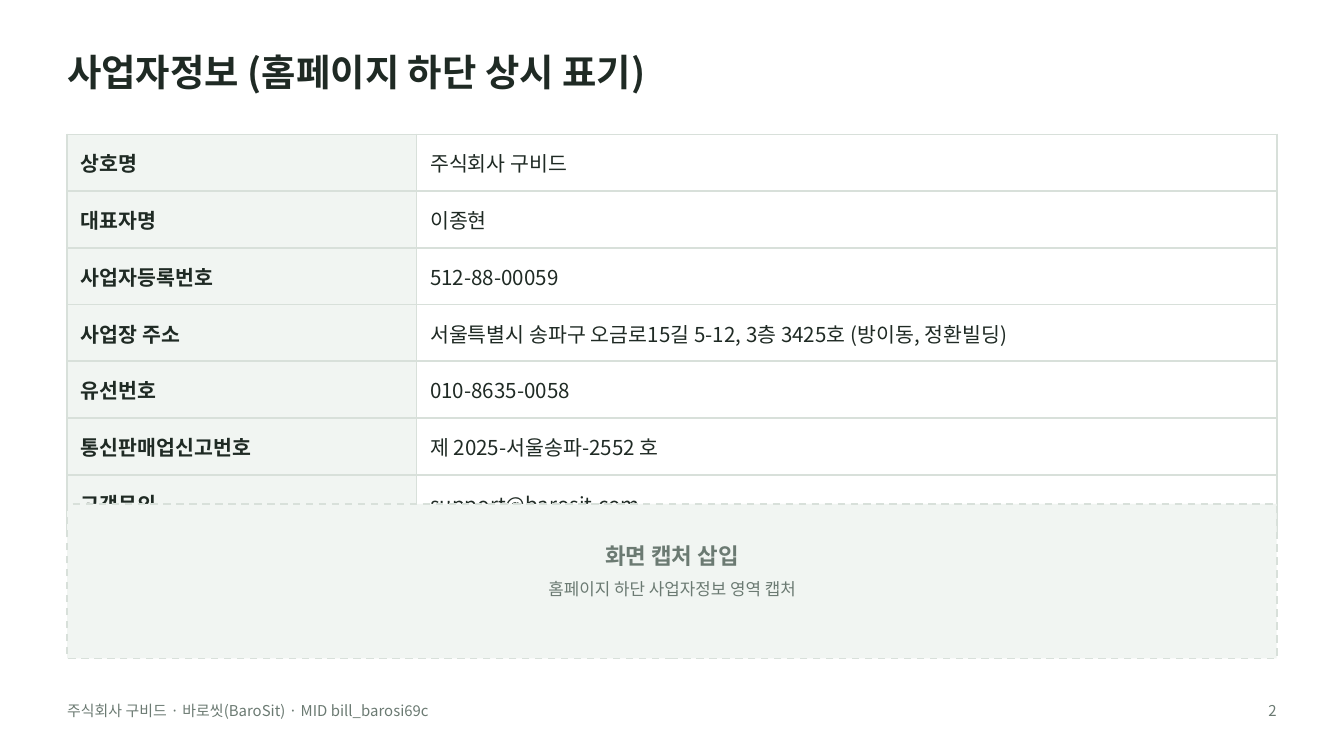
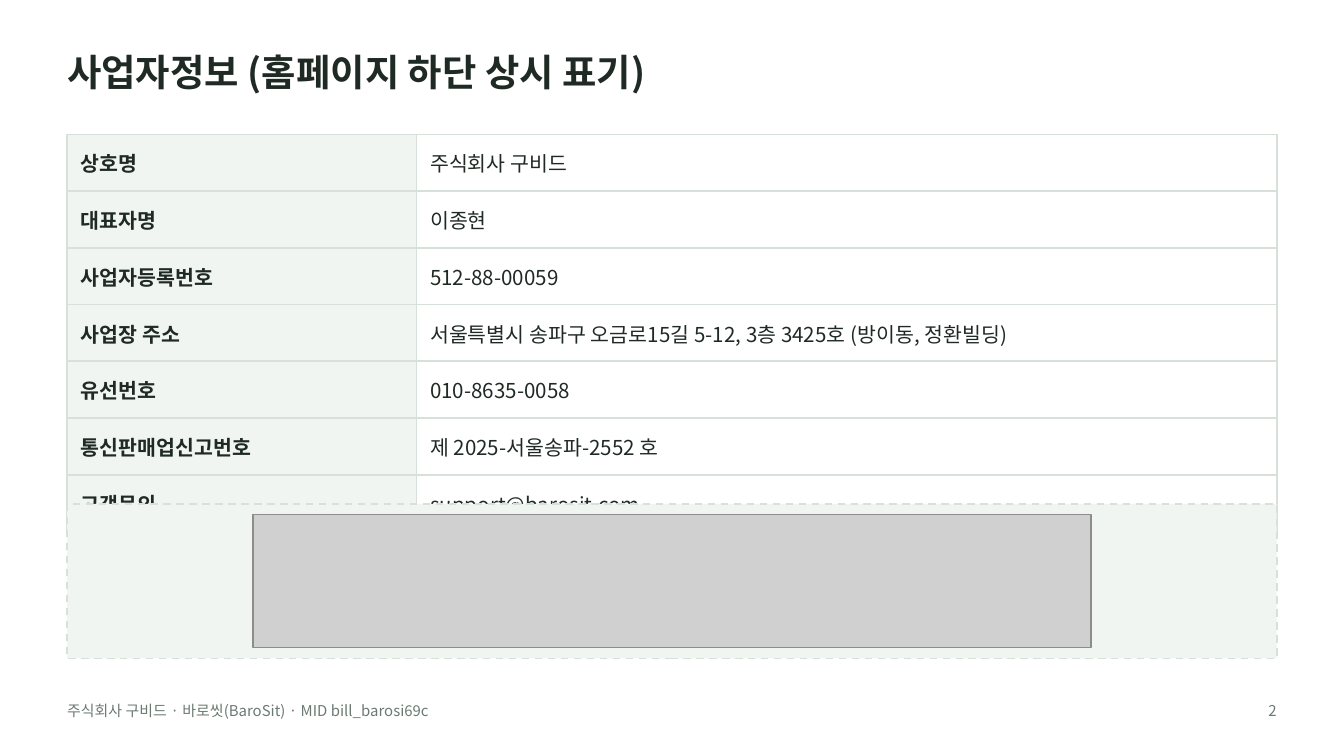
Before and after one commit to jay365-code/barosit, a slide deck: slide 2 of docs/바로씻_빌링결제경로.pptx. Drawn at 1344x756 pixels with LibreOffice and Linux fonts; fonts in the diff are those of the drawing; grey boxes stand for pictures. Boxes give left, top, right and bottom in pixels: in the first picture for what was removed or moved away, otherwise in the second. Text is boxed around its words. In the diff, an @@ line names an element or a change of style, - is before the commit and + after.

```diff
--- a/docs/바로씻_빌링결제경로.pptx
+++ b/docs/바로씻_빌링결제경로.pptx
@@ picture added at box(253, 515, 1090, 648) @@
@@ text removed at box(605, 545, 739, 566) @@
-화면 캡처 삽입
@@ text removed at box(548, 581, 796, 597) @@
-홈페이지 하단 사업자정보 영역 캡처
```
Also in this commit, not shown: 9 other slides changed, 1 slide added, 1 other file.
